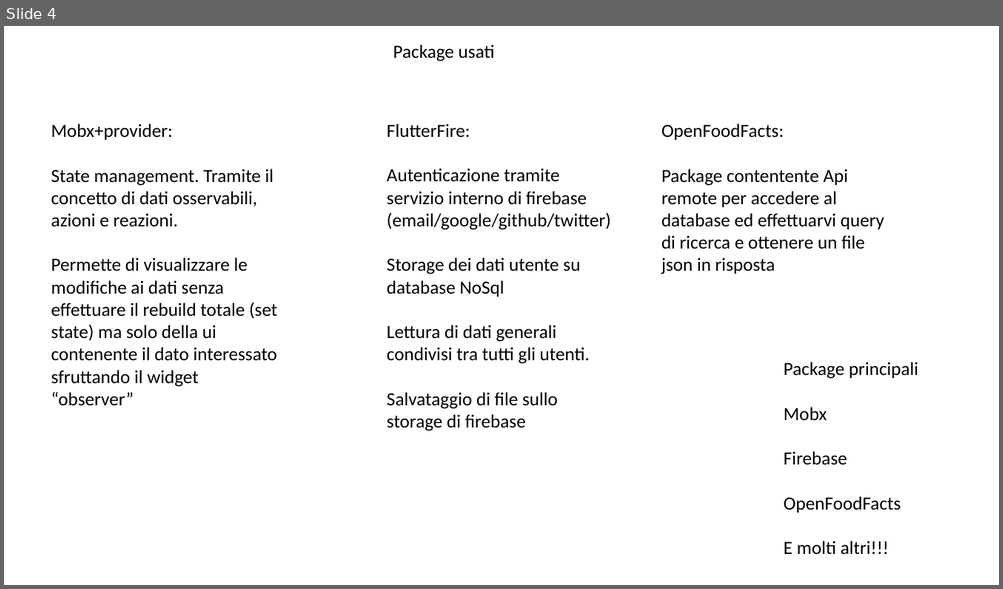
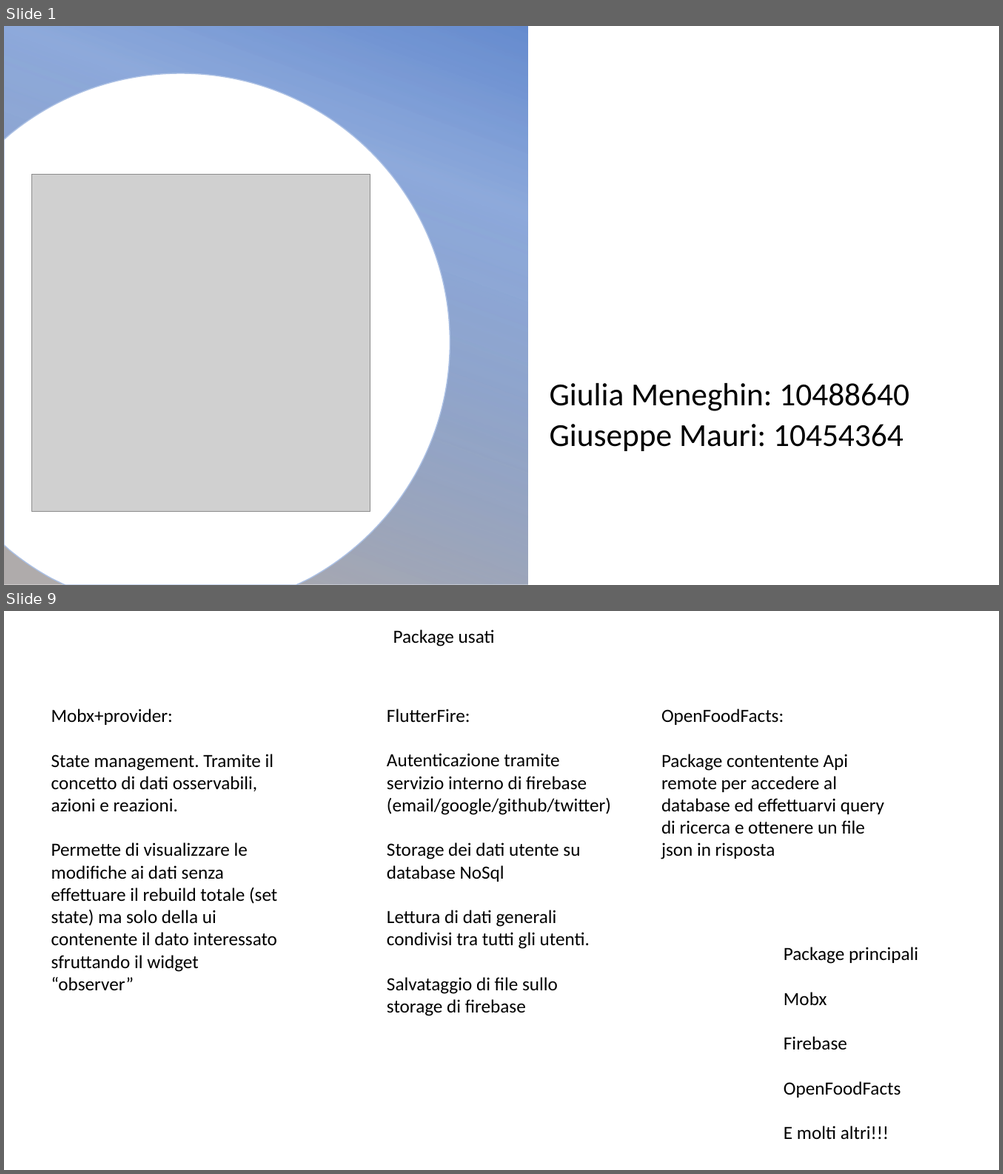
Before and after one commit to Ciuse/Bealthy_app, a slide deck: Presentazione/Presentazione Bealthy.pptx. Shown one above the other, each under a label of ours: slide 4 before the commit, slides 1 and 9 after it; the slides between them are not shown. The pictures are 1003x589 and 1003x1174 pixels, drawn with LibreOffice and Linux fonts; fonts in the diff are those of the drawing; grey boxes stand for pictures; background and template pictures are left out. Boxes give left, top, right and bottom in pixels: in the first picture for what was removed or moved away, otherwise in the second. Text is boxed around its words. In the diff, an @@ line names an element or a change of style, - is before the commit and + after.

```diff
--- a/Presentazione/Presentazione Bealthy.pptx
+++ b/Presentazione/Presentazione Bealthy.pptx
@@ slide 1 added at bbox=[4, 26, 999, 585], background picture (left out) @@
@@ rectangle added at bbox=[4, 26, 528, 585], fill gradient #4472C4 to #AFABAB @@
@@ freeform shape added at bbox=[4, 74, 450, 585], fill #FFFFFF, outline #AFABAB 1 pt @@
@@ picture added at bbox=[31, 175, 370, 512] @@
@@ text added at bbox=[549, 383, 909, 452], 31 pt, text #000000 @@
+Giulia Meneghin: 10488640
+Giuseppe Mauri: 10454364
@@ what was slide 4 is now slide 9 @@
```
Also in this commit, not shown: 2 slides changed, 4 other slides added, 1 slide removed.
